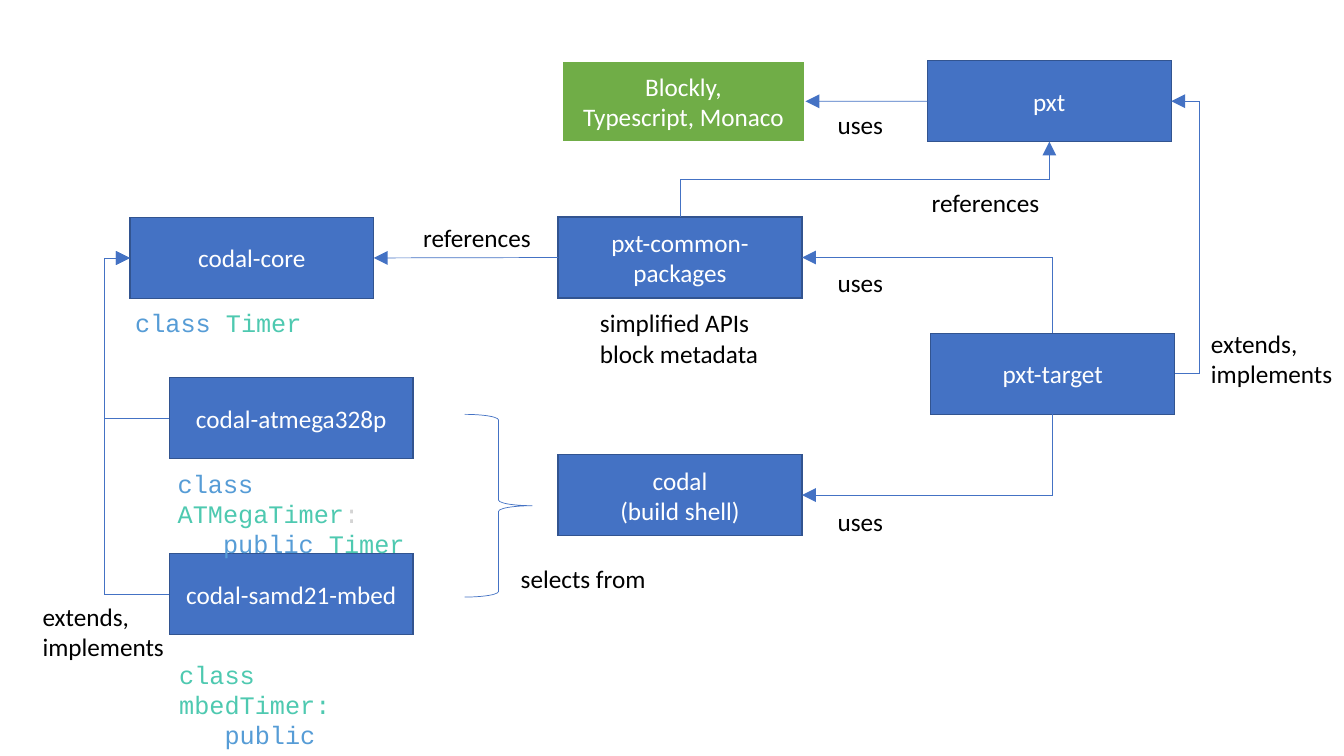
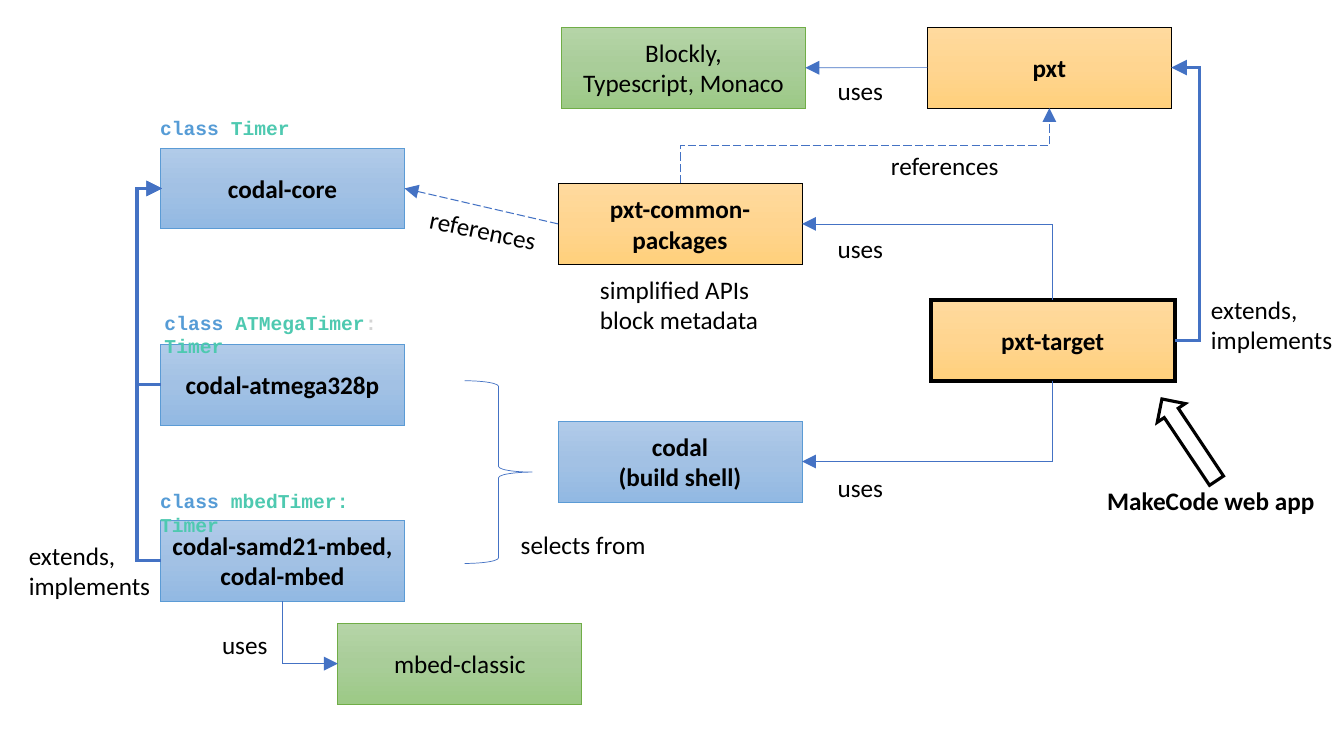
Before and after one commit to microsoft/pxt, a slide deck: slide 2 of papers/tr2017/diagrams.pptx. Drawn at 1344x756 pixels with LibreOffice and Linux fonts; fonts in the diff are those of the drawing. Boxes give left, top, right and bottom in pixels: in the first picture for what was removed or moved away, otherwise in the second. Text is boxed around its words. In the diff, an @@ line names an element or a change of style, - is before the commit and + after.

```diff
--- a/papers/tr2017/diagrams.pptx
+++ b/papers/tr2017/diagrams.pptx
@@ rectangle "Blockly," at box(562, 27, 806, 108): text colour #FFFFFF to #000000; fill #70AD47 to gradient #B5D5A7 to #AACE9A to #9CC987; outline #FFFFFF 1.5 pt to #70AD47 0.5 pt @@
@@ rectangle "pxt" at box(928, 27, 1172, 108): text colour #FFFFFF to #000000, bold on; fill #4472C4 to gradient #FFDB9E to #FFD590 to #FFD07C; outline #325491 1 pt to #000000 0.5 pt @@
@@ elbow arrow (1175, 341) - (1172, 68): stroke #4472C4 0.5 pt to #4472C4 2.25 pt @@
@@ text "class Timer": place and size @@
-text "class Timer" at box(135, 314, 302, 332)
+text "class Timer" at box(160, 121, 290, 135)
@@ text "class Timer" at box(160, 121, 290, 135): size 18 to 14 pt, bold on @@
@@ 6 texts, 5 rectangles, 4 elbow arrows, 1 right brace, 1 arrow: place and size @@
-6 texts, 5 rectangles, 4 elbow arrows, 1 right brace, 1 arrow at box(465, 60, 1332, 597)
+6 texts, 5 rectangles, 4 elbow arrows, 1 right brace, 1 arrow at box(465, 27, 1332, 564)
@@ elbow arrow (681, 184) - (1050, 108): stroke #4472C4 0.5 pt to #4472C4 0.75 pt dashed @@
@@ text colour #FFFFFF to #000000, bold on; fill #4472C4 to gradient #B1CBE9 to #A3C1E5 to #93B9E4; outline #325491 1 pt to #5B9BD5 0.5 pt in 3 elements at box(559, 421, 803, 502), box(160, 344, 404, 424), box(160, 148, 404, 229) @@
@@ rectangle "codal-core": place and size @@
-rectangle "codal-core" at box(130, 218, 374, 298)
+rectangle "codal-core" at box(160, 148, 404, 229)
@@ text "references": place and size @@
-text "references" at box(932, 194, 1040, 212)
+text "references" at box(891, 157, 999, 176)
@@ elbow arrow moved from (130, 258) - (169, 594) to (162, 189) - (160, 561) @@
@@ elbow arrow (162, 189) - (160, 561): stroke #4472C4 0.5 pt to #4472C4 2.25 pt @@
@@ elbow arrow moved from (130, 258) - (169, 418) to (162, 189) - (160, 385) @@
@@ elbow arrow (162, 189) - (160, 385): stroke #4472C4 0.5 pt to #4472C4 2.25 pt @@
@@ arrow moved from (559, 257) - (374, 258) to (559, 224) - (404, 189) @@
@@ arrow (559, 224) - (404, 189): stroke #4472C4 0.5 pt to #4472C4 0.75 pt dashed @@
@@ text "references": place and size @@
-text "references" at box(423, 229, 531, 248)
+text "references" at box(417, 197, 551, 263)
@@ text "references" at box(417, 197, 551, 263): rotation 0 to 11 degrees @@
@@ rectangle "pxt-common-packages" at box(559, 184, 803, 264): text colour #FFFFFF to #000000, bold on; fill #4472C4 to gradient #FFDB9E to #FFD590 to #FFD07C; outline #325491 1 pt to #000000 0.5 pt @@
@@ rectangle "pxt-target" at box(931, 299, 1175, 380): text colour #FFFFFF to #000000, bold on; fill #4472C4 to gradient #FFDB9E to #FFD590 to #FFD07C; outline #325491 1 pt to #000000 3 pt @@
@@ text at box(164, 316, 377, 353): text changed; size 18 to 14 pt; bold on @@
-class ATMegaTimer:
-public Timer
+class ATMegaTimer: Timer
@@ rectangle "codal-atmega328p": place and size @@
-rectangle "codal-atmega328p" at box(169, 378, 413, 459)
+rectangle "codal-atmega328p" at box(160, 344, 404, 424)
@@ right arrow added at box(1148, 390, 1230, 490), fill #FFFFFF, outline #000000 2.25 pt @@
@@ text at box(160, 495, 349, 538): text changed; size 18 to 14 pt; bold on @@
-class mbedTimer:
-public Timer
+class mbedTimer: Timer
@@ text added at box(1107, 492, 1314, 514), 18 pt, text #000000, bold @@
+MakeCode web app
@@ text "extends,": place and size @@
-text "extends," at box(43, 608, 164, 660)
+text "extends," at box(29, 547, 150, 599)
@@ rectangle "codal-samd21-mbed,": place and size @@
-rectangle "codal-samd21-mbed," at box(169, 554, 413, 634)
+rectangle "codal-samd21-mbed," at box(160, 520, 404, 601)
@@ rectangle "codal-samd21-mbed," at box(160, 520, 404, 601): fill #4472C4 to gradient #B1CBE9 to #A3C1E5 to #93B9E4; outline #325491 1 pt to #5B9BD5 0.5 pt @@
@@ text in rectangle at box(172, 537, 392, 585): text changed; text colour #FFFFFF to #000000; bold on @@
-codal-samd21-mbed
+codal-samd21-mbed,
+codal-mbed
@@ elbow arrow added from (282, 601) to (338, 663), #4472C4 0.5 pt @@
@@ rectangle added at box(338, 623, 582, 704), fill gradient #B5D5A7 to #AACE9A to #9CC987, outline #70AD47 0.5 pt, 18 pt, text #000000 @@
+mbed-classic
@@ text added at box(222, 641, 267, 655), 18 pt, text #000000 @@
+uses
```
Also in this commit, not shown: 4 other files.
